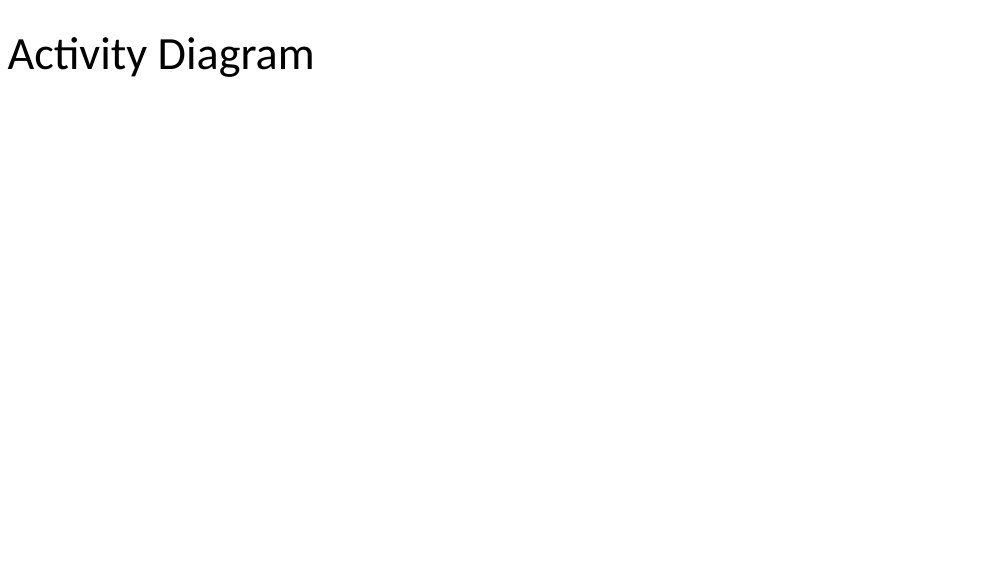
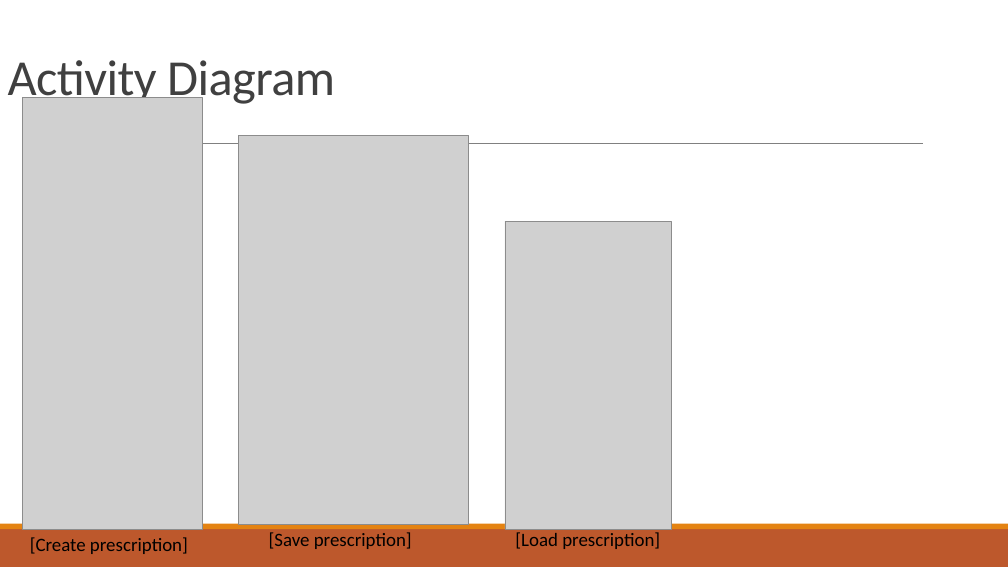
Before and after one commit to MRMRMRMayInternship/metarial, a slide deck: slide 6 of srs/Report.pptx. Drawn at 1008x567 pixels with LibreOffice and Linux fonts; fonts in the diff are those of the drawing; grey boxes stand for pictures. Boxes give left, top, right and bottom in pixels: in the first picture for what was removed or moved away, otherwise in the second. Text is boxed around its words. In the diff, an @@ line names an element or a change of style, - is before the commit and + after.

```diff
--- a/srs/Report.pptx
+++ b/srs/Report.pptx
@@ title "Activity Diagram" at bbox=[8, 60, 335, 107]: size 44 to 48 pt, text colour #000000 to #404040, letter spacing 0 to -0.5 pt; line spacing 0.9 to 0.85; vertical alignment middle to bottom @@
@@ picture added at bbox=[23, 98, 203, 529] @@
@@ line added from (99, 144) to (923, 144), #808080 0.5 pt @@
@@ picture added at bbox=[239, 135, 469, 525] @@
@@ picture added at bbox=[505, 222, 671, 530] @@
@@ rectangle added at bbox=[0, 529, 1008, 567], fill #BD582C @@
@@ rectangle added at bbox=[0, 524, 1008, 529], fill #E48312 @@
@@ text added at bbox=[30, 537, 188, 554], 18 pt, text #000000 @@
+[Create prescription]
@@ text added at bbox=[269, 532, 412, 549], 18 pt, text #000000 @@
+[Save prescription]
@@ text added at bbox=[515, 532, 660, 549], 18 pt, text #000000 @@
+[Load prescription]
```
Also in this commit, not shown: 15 other slides changed, 3 slides added, 2 slides removed, 6 other files.
